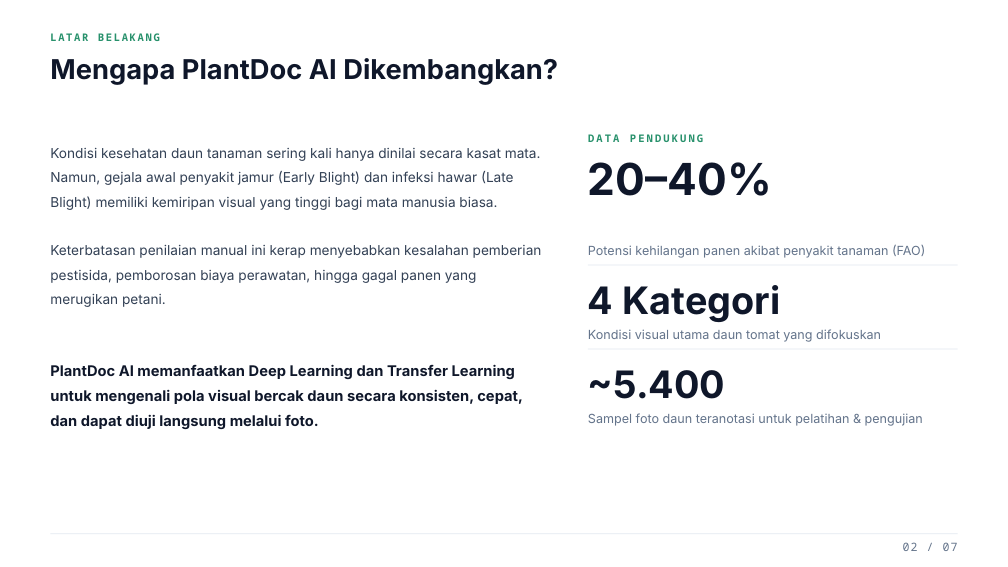
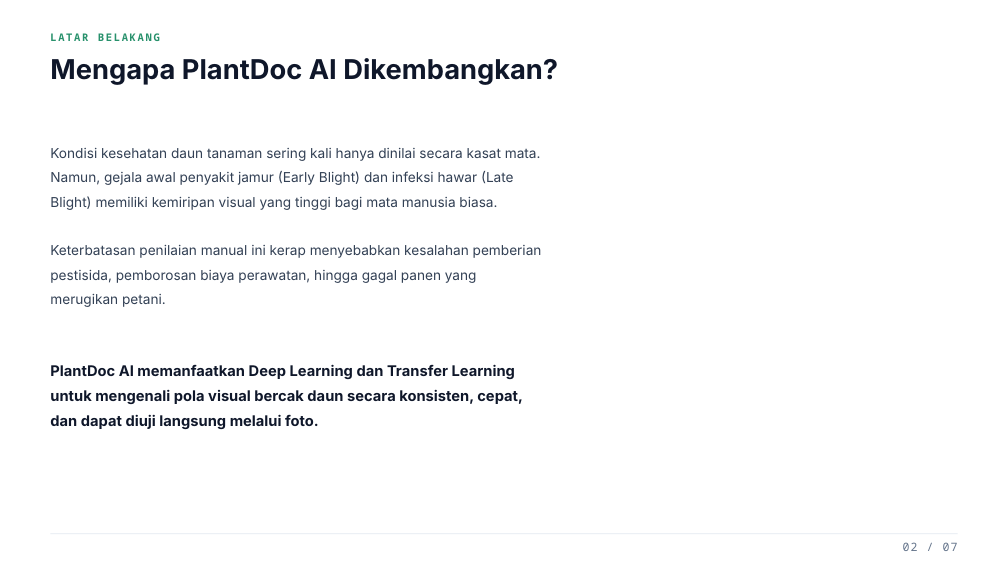
Before and after one commit to daffa-789/plantdoc-ai, a slide deck: slide 2 of Ghazalah R Daffa F-PlantDoc AI.pptx. Drawn at 1008x567 pixels with LibreOffice and Linux fonts; fonts in the diff are those of the drawing. Boxes give left, top, right and bottom in pixels: in the first picture for what was removed or moved away, otherwise in the second. Text is boxed around its words. In the diff, an @@ line names an element or a change of style, - is before the commit and + after.

```diff
--- a/Ghazalah R Daffa F-PlantDoc AI.pptx
+++ b/Ghazalah R Daffa F-PlantDoc AI.pptx
@@ text removed at (588,134,703,142) @@
-DATA PENDUKUNG
@@ text removed at (588,162,772,196) @@
-20–40%
@@ text removed at (588,244,925,258) @@
-Potensi kehilangan panen akibat penyakit tanaman (FAO)
@@ text removed at (588,285,780,322) @@
-4 Kategori
@@ text removed at (588,329,881,342) @@
-Kondisi visual utama daun tomat yang difokuskan
@@ text removed at (588,370,725,399) @@
-~5.400
@@ text removed at (588,413,923,426) @@
-Sampel foto daun teranotasi untuk pelatihan & pengujian
```
Also in this commit, not shown: 3 other slides changed, 3 other files.
